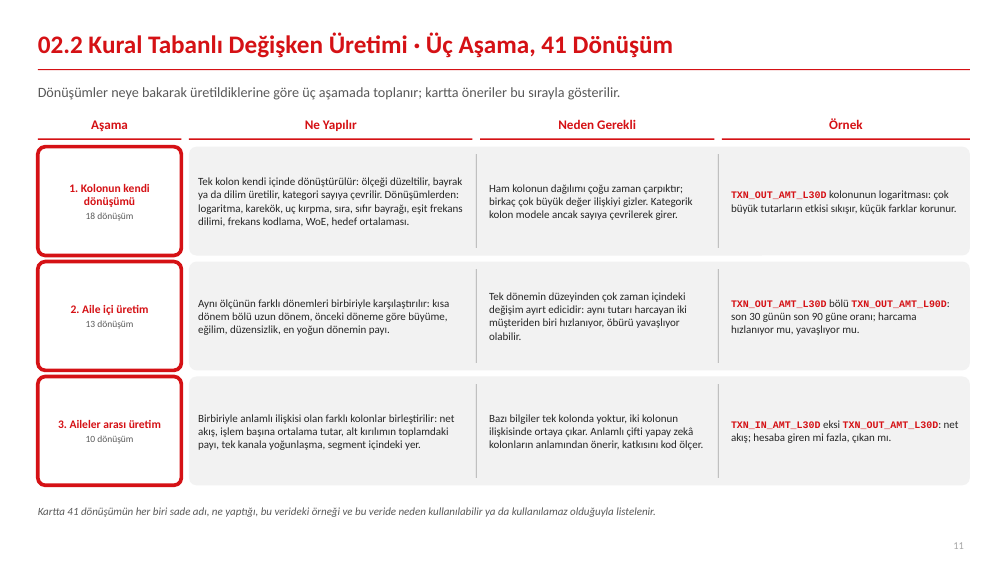
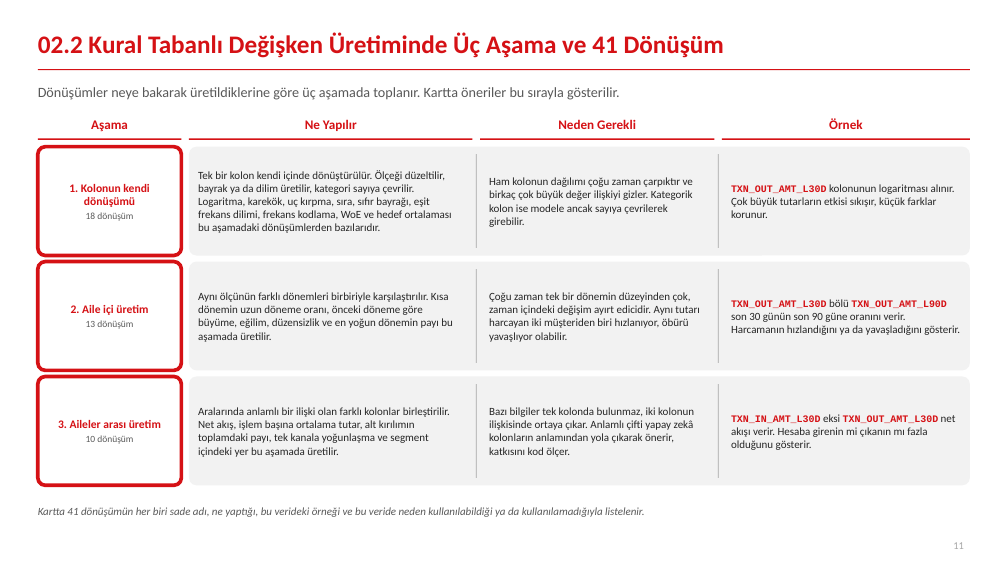
Before and after one commit to canmergen/amp, a slide deck: slide 11 of analitik_modelleme_platformu_GUNCEL/sunum/Akilli_Modelleme_Platformu_Sunum.pptx. Drawn at 1008x567 pixels with LibreOffice and Linux fonts; fonts in the diff are those of the drawing. Boxes give left, top, right and bottom in pixels: in the first picture for what was removed or moved away, otherwise in the second. Text is boxed around its words. In the diff, an @@ line names an element or a change of style, - is before the commit and + after.

```diff
--- a/analitik_modelleme_platformu_GUNCEL/sunum/Akilli_Modelleme_Platformu_Sunum.pptx
+++ b/analitik_modelleme_platformu_GUNCEL/sunum/Akilli_Modelleme_Platformu_Sunum.pptx
@@ title at [38,32,724,58]: text changed @@
-02.2 Kural Tabanlı Değişken Üretimi · Üç Aşama, 41 Dönüşüm
+02.2 Kural Tabanlı Değişken Üretiminde Üç Aşama ve 41 Dönüşüm
@@ text at [38,87,620,100]: text changed @@
-Dönüşümler neye bakarak üretildiklerine göre üç aşamada toplanır; kartta öneriler bu sırayla gösterilir.
+Dönüşümler neye bakarak üretildiklerine göre üç aşamada toplanır. Kartta öneriler bu sırayla gösterilir.
@@ text at [198,170,452,233]: text changed @@
-Tek kolon kendi içinde dönüştürülür: ölçeği düzeltilir, bayrak ya da dilim üretilir, kategori sayıya çevrilir. Dönüşümlerden: logaritma, karekök, uç kırpma, sıra, sıfır bayrağı, eşit frekans dilimi, frekans kodlama, WoE, hedef ortalaması.
+Tek bir kolon kendi içinde dönüştürülür. Ölçeği düzeltilir, bayrak ya da dilim üretilir, kategori sayıya çevrilir. Logaritma, karekök, uç kırpma, sıra, sıfır bayrağı, eşit frekans dilimi, frekans kodlama, WoE ve hedef ortalaması bu aşamadaki dönüşümlerden bazılarıdır.
@@ text at [489,177,693,227]: text changed @@
-Ham kolonun dağılımı çoğu zaman çarpıktır; birkaç çok büyük değer ilişkiyi gizler. Kategorik kolon modele ancak sayıya çevrilerek girer.
+Ham kolonun dağılımı çoğu zaman çarpıktır ve birkaç çok büyük değer ilişkiyi gizler. Kategorik kolon ise modele ancak sayıya çevrilerek girebilir.
@@ text at [731,184,955,218]: text changed @@
-TXN_OUT_AMT_L30D kolonunun logaritması: çok büyük tutarların etkisi sıkışır, küçük farklar korunur.
+TXN_OUT_AMT_L30D kolonunun logaritması alınır. Çok büyük tutarların etkisi sıkışır, küçük farklar korunur.
@@ text at [198,292,453,342]: text changed @@
-Aynı ölçünün farklı dönemleri birbiriyle karşılaştırılır: kısa dönem bölü uzun dönem, önceki döneme göre büyüme, eğilim, düzensizlik, en yoğun dönemin payı.
+Aynı ölçünün farklı dönemleri birbiriyle karşılaştırılır. Kısa dönemin uzun döneme oranı, önceki döneme göre büyüme, eğilim, düzensizlik ve en yoğun dönemin payı bu aşamada üretilir.
@@ text at [489,292,700,342]: text changed @@
-Tek dönemin düzeyinden çok zaman içindeki değişim ayırt edicidir: aynı tutarı harcayan iki müşteriden biri hızlanıyor, öbürü yavaşlıyor olabilir.
+Çoğu zaman tek bir dönemin düzeyinden çok, zaman içindeki değişim ayırt edicidir. Aynı tutarı harcayan iki müşteriden biri hızlanıyor, öbürü yavaşlıyor olabilir.
@@ text at [731,299,960,335]: text changed @@
-TXN_OUT_AMT_L30D bölü TXN_OUT_AMT_L90D: son 30 günün son 90 güne oranı; harcama hızlanıyor mu, yavaşlıyor mu.
+TXN_OUT_AMT_L30D bölü TXN_OUT_AMT_L90D son 30 günün son 90 güne oranını verir. Harcamanın hızlandığını ya da yavaşladığını gösterir.
@@ text at [198,407,450,457]: text changed @@
-Birbiriyle anlamlı ilişkisi olan farklı kolonlar birleştirilir: net akış, işlem başına ortalama tutar, alt kırılımın toplamdaki payı, tek kanala yoğunlaşma, segment içindeki yer.
+Aralarında anlamlı bir ilişki olan farklı kolonlar birleştirilir. Net akış, işlem başına ortalama tutar, alt kırılımın toplamdaki payı, tek kanala yoğunlaşma ve segment içindeki yer bu aşamada üretilir.
@@ text at [489,407,694,457]: text changed @@
-Bazı bilgiler tek kolonda yoktur, iki kolonun ilişkisinde ortaya çıkar. Anlamlı çifti yapay zekâ kolonların anlamından önerir, katkısını kod ölçer.
+Bazı bilgiler tek kolonda bulunmaz, iki kolonun ilişkisinde ortaya çıkar. Anlamlı çifti yapay zekâ kolonların anlamından yola çıkarak önerir, katkısını kod ölçer.
@@ text at [731,414,956,450]: text changed @@
-TXN_IN_AMT_L30D eksi TXN_OUT_AMT_L30D: net akış; hesaba giren mi fazla, çıkan mı.
+TXN_IN_AMT_L30D eksi TXN_OUT_AMT_L30D net akışı verir. Hesaba girenin mi çıkanın mı fazla olduğunu gösterir.
@@ text at [38,507,644,517]: text changed @@
-Kartta 41 dönüşümün her biri sade adı, ne yaptığı, bu verideki örneği ve bu veride neden kullanılabilir ya da kullanılamaz olduğuyla listelenir.
+Kartta 41 dönüşümün her biri sade adı, ne yaptığı, bu verideki örneği ve bu veride neden kullanılabildiği ya da kullanılamadığıyla listelenir.
```
Also in this commit, not shown: 12 other slides changed, 1 other file.
